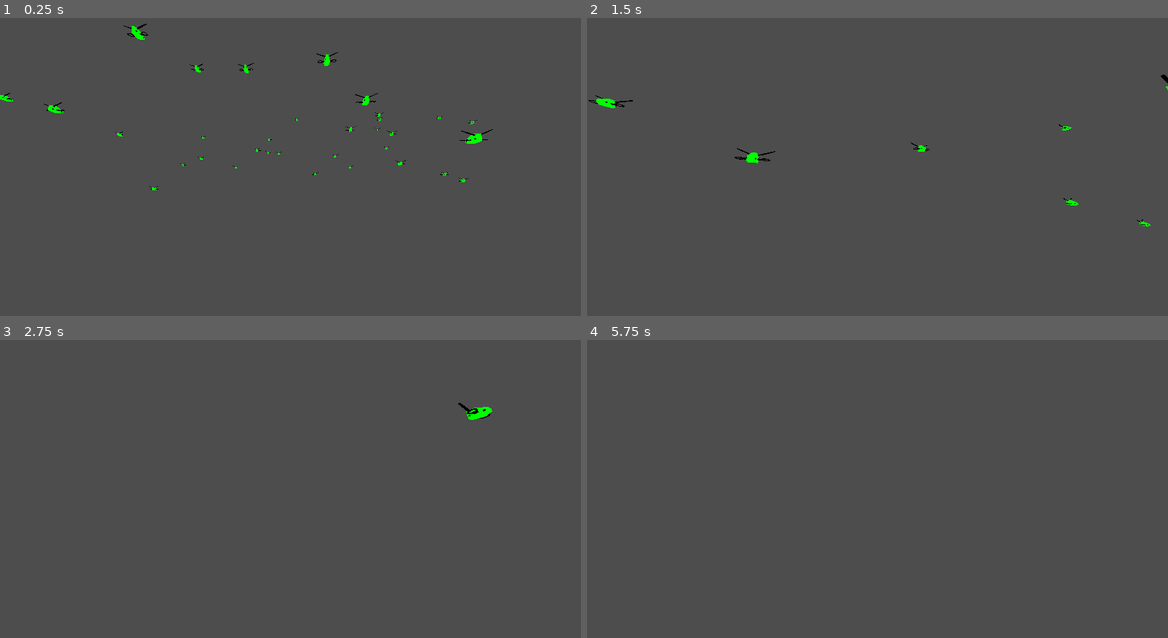
Above: before the commit, frames 1-4 (two rows, left to right).
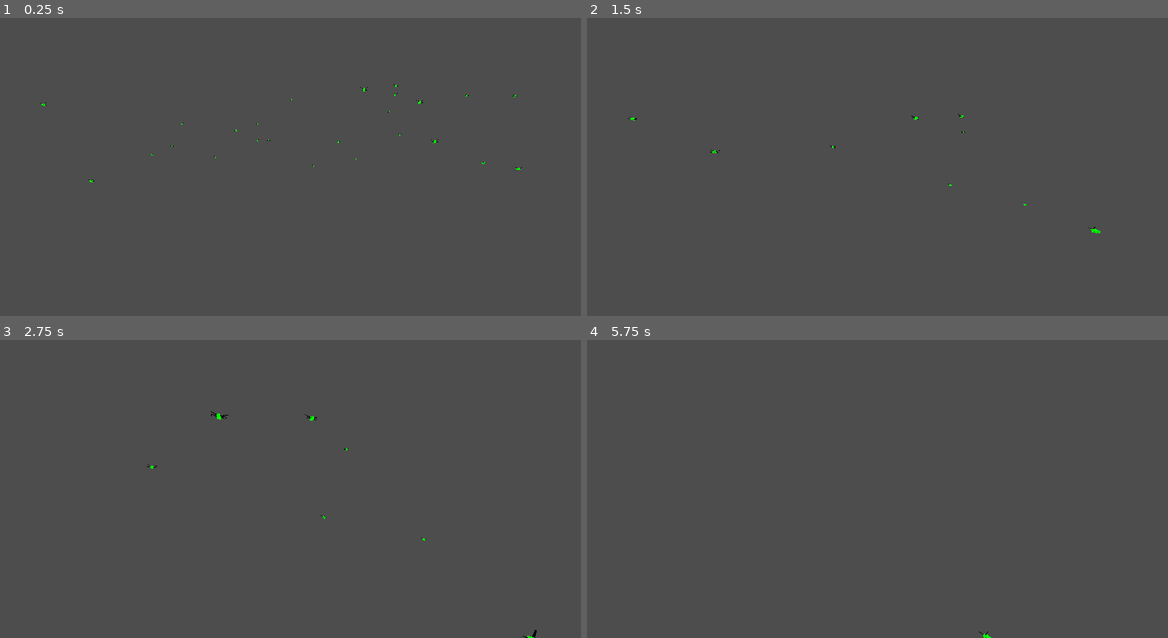
Above: after the commit, the same moments.

Repository: AnasFd/autonomous-drones
Game: Godot game, scene res://main.tscn
Two runs of this game, one before a commit and one after it. Both use one fixed random seed, a clock stepped at 60 frames per second and the inputs below.
Inputs (mouse positions are in pixels of both pictures, inside the frame that each line leads up to):
- Up to frame 1 (0.25 s): no input
- Up to frame 2 (1.5 s): move the mouse to (1005, 137) at 0.52 s; press the mouse at (1005, 137) at 0.53 s; hold D (move_right) 0.53-1.28 s; move the mouse to (848, 155) at 1.27 s; release the mouse at (848, 155) at 1.28 s; hold W (move_forward) from 1.28 s (still down); click (848, 155) at 1.35 s
- Up to frame 3 (2.75 s): move the mouse to (348, 402) at 2.02 s; release W (move_forward) at 2.03 s; press the mouse at (348, 402) at 2.03 s; hold D (move_right) from 2.03 s (still down)
- Up to frame 4 (5.75 s): move the mouse to (871, 480) at 2.77 s; release D (move_right) at 2.78 s; release the mouse at (871, 480) at 2.78 s; hold W (move_forward) 2.78-3.53 s; click (871, 480) at 2.85 s; tap Enter at 3.5, 5 s; move the mouse to (1051, 524) at 3.52 s; press the mouse at (1051, 524) at 3.53 s; hold A (move_left) 3.53-4.28 s; tap Space at 4.25 s; move the mouse to (831, 471) at 4.27 s; release the mouse at (831, 471) at 4.28 s; hold W (move_forward) 4.28-5.03 s; click (831, 471) at 4.35 s; move the mouse to (906, 474) at 5.02 s; press the mouse at (906, 474) at 5.03 s; hold S (move_backwards) from 5.03 s (still down)

The runs differ from the first frame. In frame 1, 0.6% of the frame differs, in the area x 0-90%, y 1-58%; in frame 2, 0.4%; in frame 3, 0.2%; in frame 4, less than 0.1%.

Commit message:
Removed unnecessary state: IDLE "

Diff:
--- a/scenes/drone.tscn
+++ b/scenes/drone.tscn
@@ -7,11 +7,7 @@
 size = Vector3(2.4711, 1.15045, 1)
 
 [node name="Drone" type="RigidBody3D"]
-mass = 0.1
-gravity_scale = 0.0
 can_sleep = false
-linear_damp = 4.0
-angular_damp = 4.0
 script = ExtResource("1_6hl57")
 
 [node name="MODEL_DRONE1" parent="." instance=ExtResource("1_se17h")]
--- a/scripts/drone.gd
+++ b/scripts/drone.gd
@@ -1,11 +1,11 @@
 extends RigidBody3D
 
-@export var base_min_distance: float = 15.0
+@export var base_min_distance: float = 10.0
 @export var speed: float = 1.0
-@export var attraction_strength: float = 1.0 * speed
-@export var repulsion_strength: float = 1.0
+#@export var attraction_strength: float = 1.0 * speed
+#@export var repulsion_strength: float = 2.0
 
-enum State { MOVE, AVOID_OBSTACLES, IDLE }
+enum State { MOVE, AVOID_OBSTACLES }
 var current_state: State = State.MOVE
 var all_drones: Array
 var sphere_center: Vector3
@@ -16,20 +16,22 @@
 	sphere_center = center
 	sphere_radius = radius
 	all_drones = drones
+	self.gravity_scale = 0
+	self.mass = 0.1
+	self.linear_damp = 4
+	self.angular_damp = 4
 
 # Centralized state update function
 func update_state(new_state: State) -> void:
 	current_state = new_state
 
 # Execute behavior based on the current state
-func perform_behavior(delta):
+func perform_behavior(_delta):
 	match current_state:
 		State.MOVE:
 			move_to_center()
 		State.AVOID_OBSTACLES:
 			avoid_obstacles()
-		State.IDLE:
-			idle()
 
 # MOVE State: Move towards the sphere center until aligning with radius
 func move_to_center():
@@ -39,8 +41,6 @@
 
 	if avoidance != Vector3.ZERO:
 		update_state(State.AVOID_OBSTACLES)
-	elif movement == Vector3.ZERO:
-		update_state(State.IDLE)
 
 # AVOID_OBSTACLES State: Adjust position to avoid collision with other drones
 func avoid_obstacles():
@@ -51,27 +51,19 @@
 	if avoidance_force == Vector3.ZERO:
 		update_state(State.MOVE)
 
-# IDLE State: Maintain position on the sphere boundary, avoiding nearby obstacles
-func idle():
-	# Check if the drone has drifted out of the buffer zone and needs to realign
-	if calculate_attraction_force() != Vector3.ZERO:
-		update_state(State.MOVE)
-	elif calculate_avoidance_force() != Vector3.ZERO:
-		update_state(State.AVOID_OBSTACLES)
-
 # Helper Functions
 
 # Calculate attraction towards or away from the sphere center
 func calculate_attraction_force() -> Vector3:
 	var direction_to_center = (sphere_center - global_transform.origin)
 	var distance_to_center = direction_to_center.length()
-	var tolerance = 0.5  # Buffer zone around sphere_radius
+	var tolerance = 0.1  # Buffer zone around sphere_radius
 
 	# Only apply attraction force if the drone is meaningfully outside the target boundary
 	if distance_to_center > sphere_radius + tolerance:
-		return direction_to_center.normalized() * attraction_strength
+		return direction_to_center.normalized()
 	elif distance_to_center < sphere_radius - tolerance:
-		return -direction_to_center.normalized() * attraction_strength
+		return -direction_to_center.normalized()
 	else:
 		return Vector3.ZERO  # Inside the tolerance zone, no force
 
@@ -88,7 +80,12 @@
 				var repulsion_direction = (global_transform.origin - drone.global_transform.origin).normalized()
 
 				# Calculate a strong repulsion magnitude that increases as drones get closer
-				var repulsion_magnitude = repulsion_strength * (min_distance - distance_to_drone) / min_distance
+				# var repulsion_magnitude = repulsion_strength * (min_distance - distance_to_drone) / min_distance
+				var repulsion_magnitude = (min_distance - distance_to_drone) / min_distance
 				avoidance_force += repulsion_direction * repulsion_magnitude
 
 	return avoidance_force
+
+
+func _on_body_entered(_body: Node) -> void:
+	pass # Replace with function body.
--- a/scripts/main.gd
+++ b/scripts/main.gd
@@ -3,9 +3,9 @@
 const DroneScene: Resource = preload("res://scenes/drone.tscn")
 
 @onready var drone_container = $Drones
-@export var area_size: float = 50.0
+@export var area_size: float = 100.0
 @export var sphere_center: Vector3 = Vector3(0, 0, 0)
-@export var num_drones: int = 50
+@export var num_drones: int = 48
 @export var sphere_radius: float = 20.0
 
 enum State { MOVE, AVOID_OBSTACLES, IDLE }
